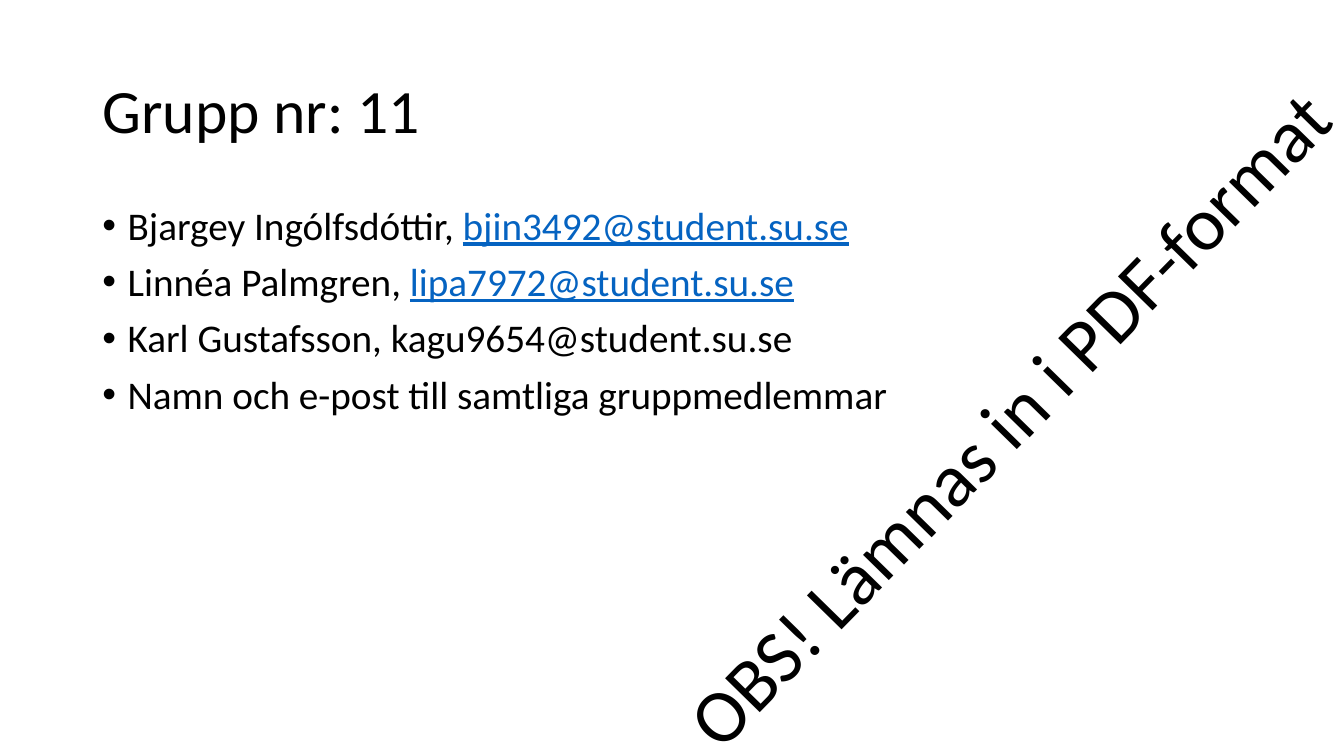
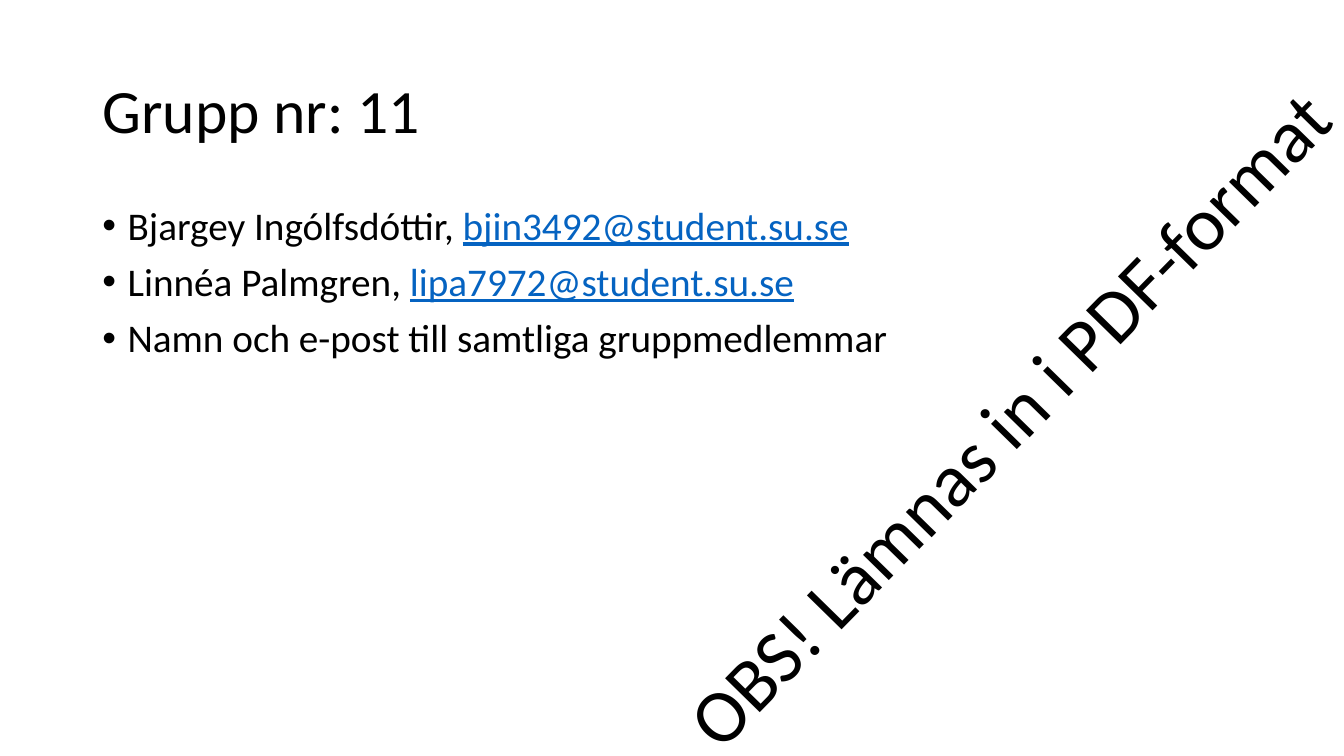
Before and after one commit to knopp10000/Inte_Roligt, a slide deck: slide 1 of slutredovisning.pptx. Drawn at 1344x756 pixels with LibreOffice and Linux fonts; fonts in the diff are those of the drawing. Boxes give left, top, right and bottom in pixels: in the first picture for what was removed or moved away, otherwise in the second. Text is boxed around its words. In the diff, an @@ line names an element or a change of style, - is before the commit and + after.

```diff
--- a/slutredovisning.pptx
+++ b/slutredovisning.pptx
@@ text at box(128, 324, 792, 359): paragraph removed @@
-• Karl Gustafsson, kagu9654@student.su.se
```
Also in this commit, not shown: 1 other slide changed, 5 slides added.
